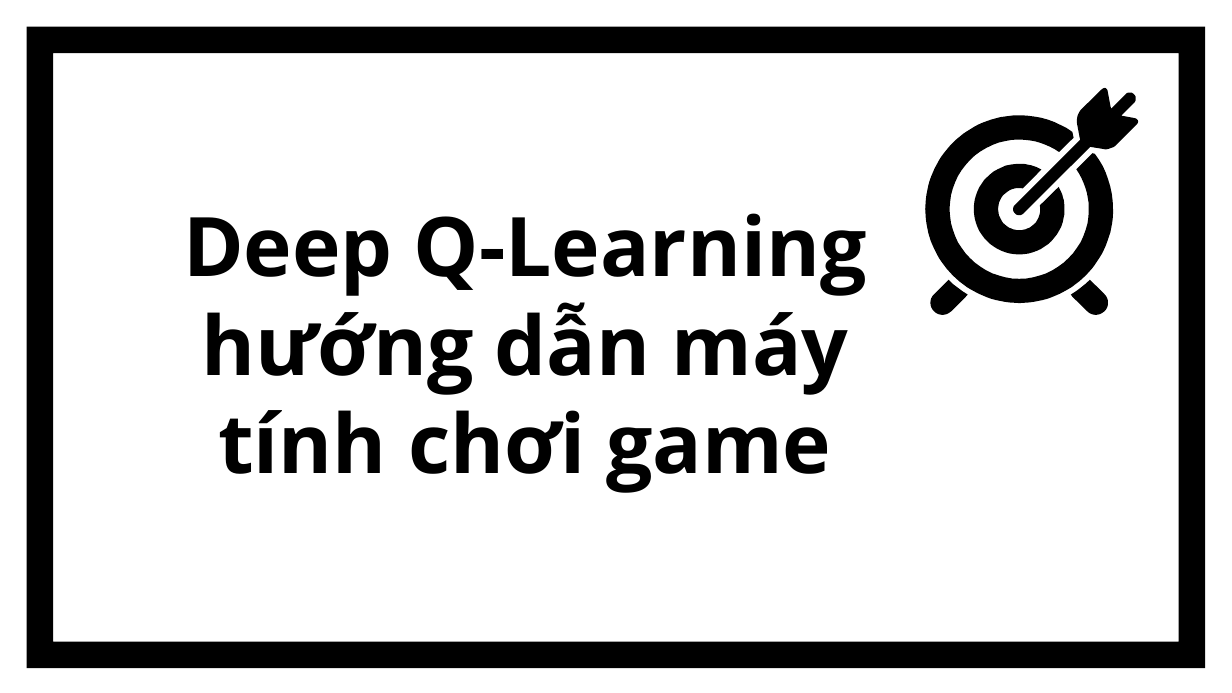
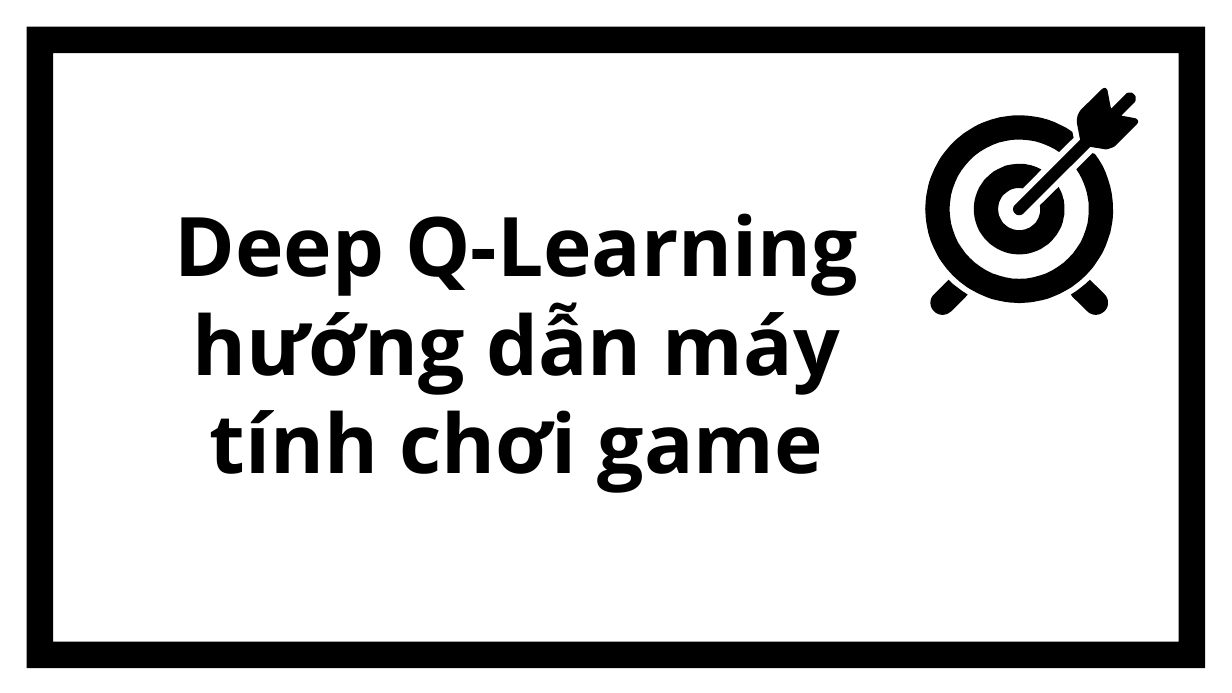
Before and after one commit to vietdai0504/PBL1, a slide deck: slide 1 of BAO_CAO_PBL.pptx. Drawn at 1232x693 pixels with LibreOffice and Linux fonts; fonts in the diff are those of the drawing. Boxes give left, top, right and bottom in pixels: in the first picture for what was removed or moved away, otherwise in the second. Text is boxed around its words. In the diff, an @@ line names an element or a change of style, - is before the commit and + after.

```diff
--- a/BAO_CAO_PBL.pptx
+++ b/BAO_CAO_PBL.pptx
@@ title "Deep Q-Learning hướng dẫn máy ...": place and size @@
-title "Deep Q-Learning hướng dẫn máy ..." at <box>183,213,867,493</box>
+title "Deep Q-Learning hướng dẫn máy ..." at <box>174,213,858,493</box>
```
Also in this commit, not shown: 2 slides added.
